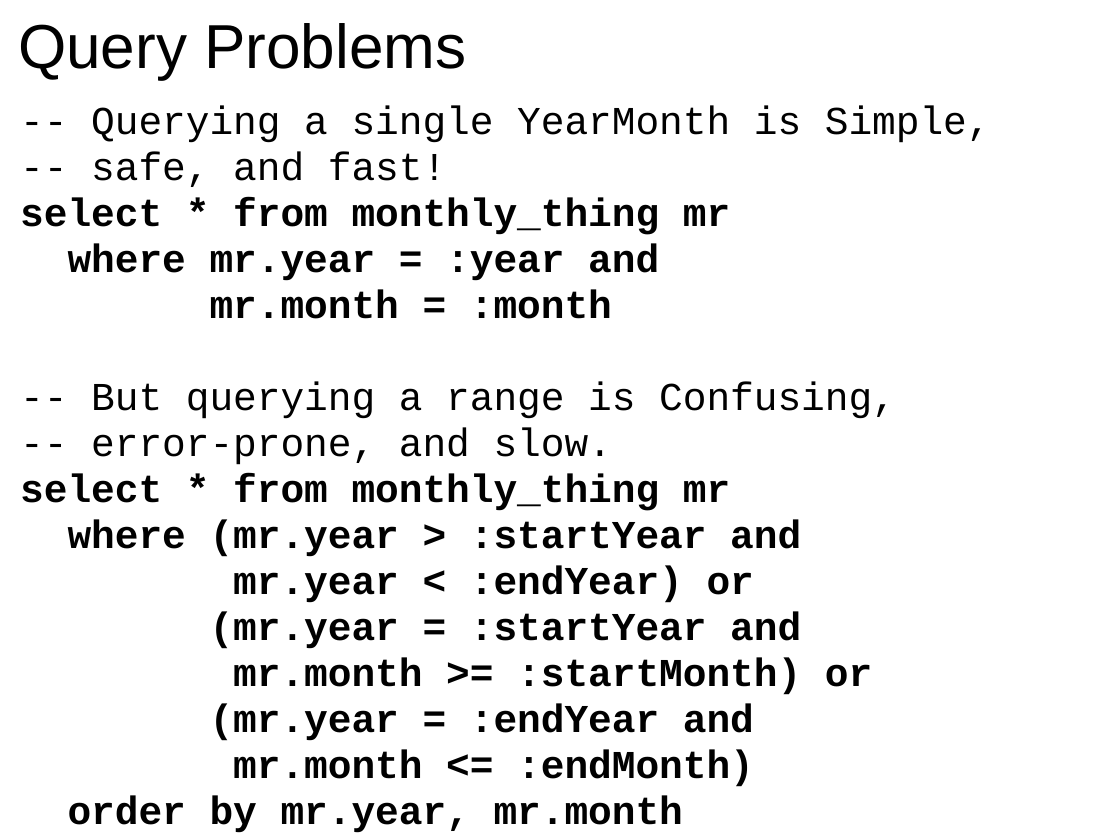
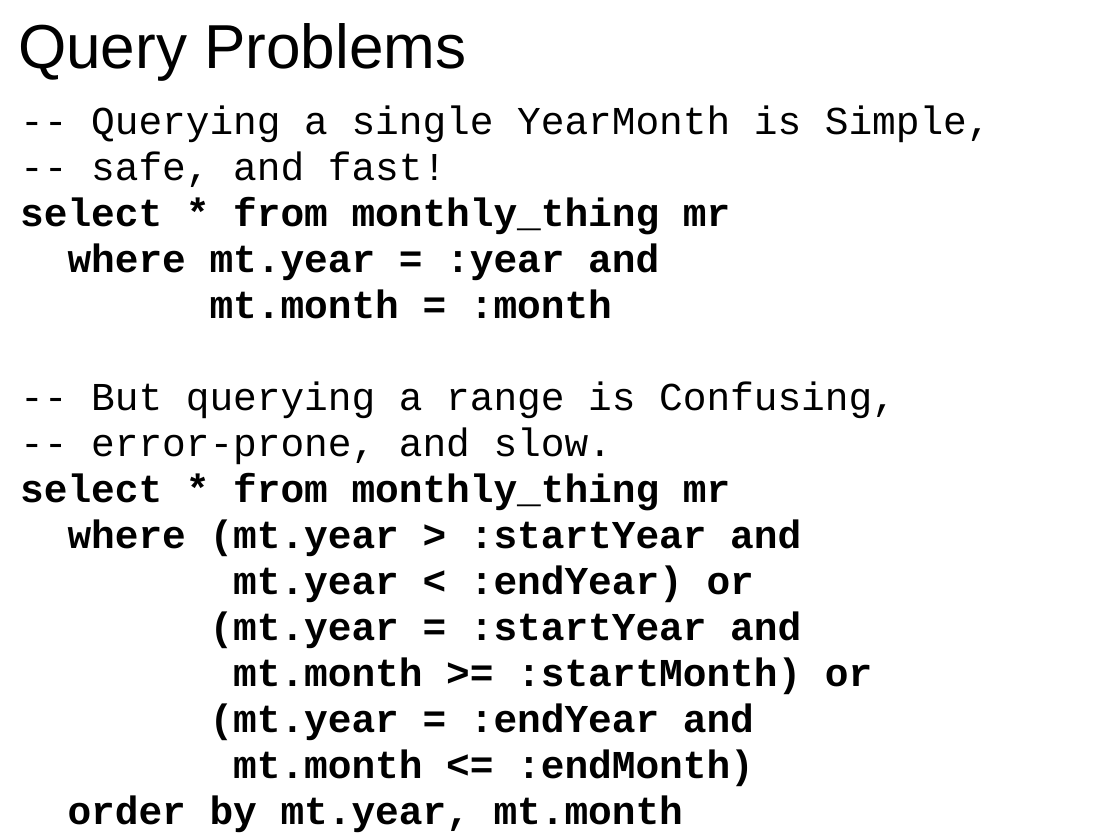
Before and after one commit to GlenKPeterson/refactJavaScalaCloj, a slide deck: slide 10 of refactJavaScalaCloj.ppt. Drawn at 1120x840 pixels with LibreOffice and Linux fonts; fonts in the diff are those of the drawing. Boxes give left, top, right and bottom in pixels: in the first picture for what was removed or moved away, otherwise in the second. Text is boxed around its words. In the diff, an @@ line names an element or a change of style, - is before the commit and + after.

Commit message:
Fixed typo in ppt.

```diff
--- a/refactJavaScalaCloj.ppt
+++ b/refactJavaScalaCloj.ppt
@@ text at box(68, 243, 659, 319): text changed @@
-where mr.year = :year and
-mr.month = :month
+where mt.year = :year and
+mt.month = :month
@@ text at box(68, 519, 872, 833): text changed @@
-where (mr.year > :startYear and
-mr.year < :endYear) or
-(mr.year = :startYear and
-mr.month >= :startMonth) or
-(mr.year = :endYear and
-mr.month <= :endMonth)
-order by mr.year, mr.month
+where (mt.year > :startYear and
+mt.year < :endYear) or
+(mt.year = :startYear and
+mt.month >= :startMonth) or
+(mt.year = :endYear and
+mt.month <= :endMonth)
+order by mt.year, mt.month
```
Also in this commit, not shown: 3 other slides changed.
